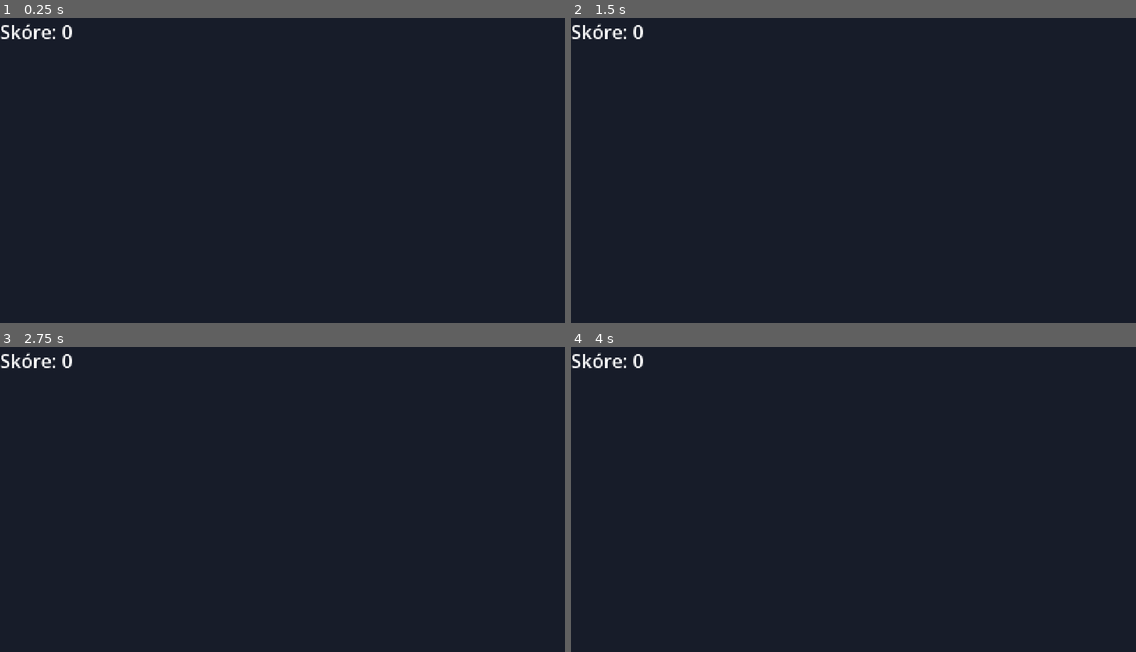
Above: before the commit, frames 1-4 (two rows, left to right).
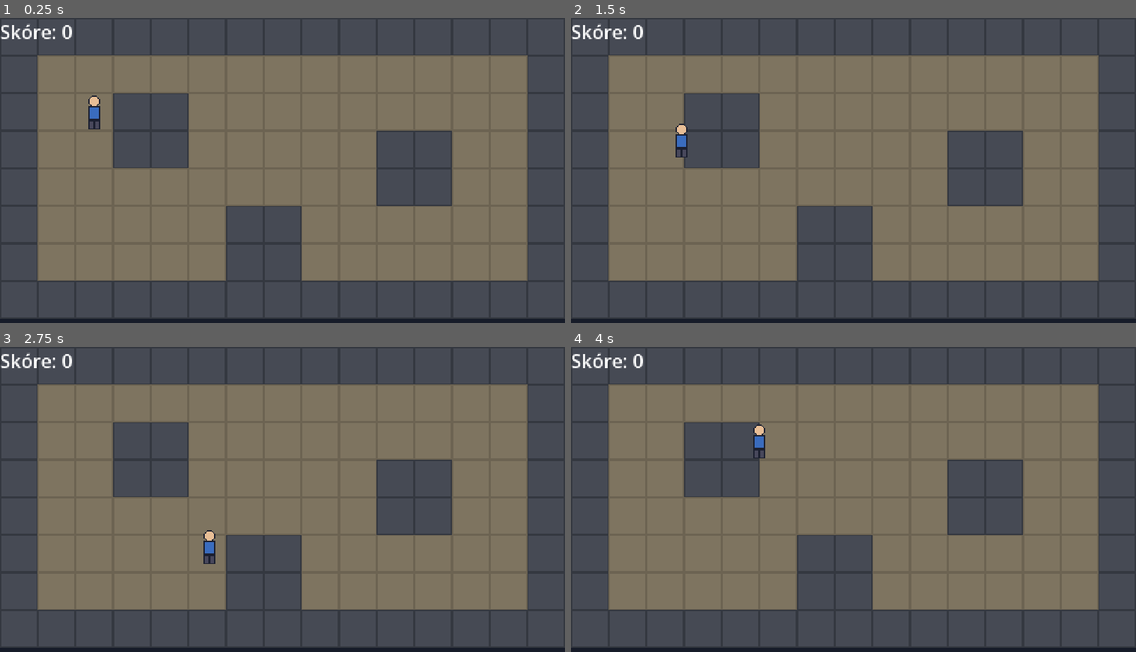
Above: after the commit, the same moments.

Repository: ssevcikm-spec/coin-picker
Game: Godot game, scene res://main.tscn
Same seed, same stepped clock (60 frames per second), same inputs: the game is played once before the commit and once after it.
Inputs:
- Up to frame 1 (0.25 s): no input
- Up to frame 2 (1.5 s): tap Enter at 0.5 s; hold Right (ui_right) 0.53-1.28 s; tap Space at 1.25 s; hold Down (ui_down) from 1.28 s (still down)
- Up to frame 3 (2.75 s): release Down (ui_down) at 2.03 s; hold Right (ui_right) from 2.03 s (still down)
- Up to frame 4 (4 s): release Right (ui_right) at 2.78 s; hold Up (ui_up) 2.78-3.53 s; hold Left (ui_left) from 3.53 s (still down)

The runs differ from the first frame. In frame 1, 98% of the frame differs, in the area x 0-100%, y 0-99%; in frame 2, 98%; in frame 3, 98%; in frame 4, 98%.

Commit message:
Coin-Picker: vykreslovani mapy + dlazdice + viditelny hrac (vuzualni brana prosla 120/120)

Diff:
--- a/assets/levels/main.json
+++ b/assets/levels/main.json
@@ -19,12 +19,12 @@
     0
   ],
   "legend": {
-    "0": "wall",
-    "1": "floor"
+    "#": "wall",
+    ".": "floor"
   },
   "tiles": {
-    "0": "stone",
-    "1": "floor"
+    "#": "stone",
+    ".": "floor"
   },
   "grid": [
     "###############",
--- a/scripts/level.gd
+++ b/scripts/level.gd
@@ -1,5 +1,5 @@
-extends Node
-## Mapa úrovně: mřížka znaků, průchodnost, značky.
+extends Node2D
+## Mapa úrovně: mřížka znaků, průchodnost, značky a VYKRESLENÍ dlaždic.
 ##
 ## SMLOUVA (volá ji hráč, rozmisťovač i testy):
 ##   nacti_mrizku(radky: Array) -> bool      · is_walkable_cell(cx, cy) -> bool
@@ -7,8 +7,10 @@
 ##   marker_positions(druh: String) -> Array
 ##   spawn_cell: Vector2i · width: int · height: int · cell: int
 ##
-## Soubor je `extends Node` s `_init()` bez povinného argumentu — testy ho berou
-## přes `load(...).new()` (konvence §1g: jinak `new()` vrátí něco, co není uzel).
+## `_init()` není definován — `new()` se volá bez parametrů (konvence §1g).
+## `extends Node2D` (ne `Node`) proto, že mapa se KRESLÍ: kontrola
+## `.forge/verify-level-render.py` srovnává snímek hry s mapou po jednotlivých
+## buňkách a bez vykreslení hlásí 0/120 políček (naměřeno 12. 10. 2026).
 
 const CELL := 32
 ## Dlaždice 32x32. Stejné číslo je v `assets/spec.json` (tile.sirka) i v mapě
@@ -18,6 +20,11 @@
 const ZED := "#"
 const PODLAHA := "."
 const ZNACKY := { "spawn": "S", "exit": "E", "coin": "o" }
+const TILES_DIR := "res://assets/tiles/"
+const DLAZDICE_VYCHOZI := { "#": "stone", ".": "floor" }
+## Které dlaždici patří které pole mřížky. Bere se z mapy (`tiles`), aby se
+## jméno dlaždice neopisovalo na dvou místech — a když v datech chybí, platí
+## tenhle výchozí slovník.
 
 var mrizka: Array = []
 var width: int = 0
@@ -25,12 +32,48 @@
 var cell: int = CELL
 var spawn_cell: Vector2i = Vector2i(1, 1)
 var _znacky: Dictionary = {}
+var _nazvy_dlazdic: Dictionary = DLAZDICE_VYCHOZI.duplicate()
+var _textury: Dictionary = {}
 
 
 func _ready() -> void:
 	add_to_group("level")
+	_nacti_textury()
 	if mrizka.is_empty():
 		nacti_mrizku(vychozi_mrizka())
+	queue_redraw()
+
+
+func _nacti_textury() -> void:
+	## Načte obrázky dlaždic podle jmen v datech. Chybějící dlaždici NENÍ vada
+	## (kreslí se náhradní barvou) — ale musí to být vidět, proto `_draw()`.
+	_textury = {}
+	for nazev in _nazvy_dlazdic.values():
+		var cesta := TILES_DIR + String(nazev) + ".png"
+		if ResourceLoader.exists(cesta):
+			_textury[nazev] = load(cesta)
+
+
+func nazev_dlazdice(cx: int, cy: int) -> String:
+	if cx < 0 or cy < 0 or cx >= width or cy >= height:
+		return ""
+	return String(_nazvy_dlazdic.get(mrizka[cy].substr(cx, 1), ""))
+
+
+func _draw() -> void:
+	## Vykreslí mřížku dlaždicemi, které odpovídají jménům v mapě.
+	for y in range(height):
+		for x in range(width):
+			var nazev := nazev_dlazdice(x, y)
+			var cil := Rect2(Vector2(float(x * cell), float(y * cell)),
+				Vector2(float(cell), float(cell)))
+			var textura: Texture2D = _textury.get(nazev)
+			if textura != null:
+				draw_texture_rect(textura, cil, false)
+			elif nazev == "stone":
+				draw_rect(cil, Color(0.27, 0.29, 0.33))
+			else:
+				draw_rect(cil, Color(0.49, 0.45, 0.38))
 
 
 func vychozi_mrizka() -> Array:
@@ -131,6 +174,9 @@
 		push_error("mapa není objekt")
 		return false
 	cell = int(data.get("cell", 32))
+	if data.has("tiles") and typeof(data["tiles"]) == TYPE_DICTIONARY:
+		_nazvy_dlazdic = data["tiles"].duplicate()
+		_nacti_textury()
 	var radky: Array = data.get("grid", [])
 	if not nacti_mrizku(radky):
 		return false
--- a/scripts/player.gd
+++ b/scripts/player.gd
@@ -27,6 +27,23 @@
 func _ready() -> void:
 	add_to_group("player")
 	_priprav_kolizi()
+	_priprav_vzhled()
+
+
+func _priprav_vzhled() -> void:
+	## Hráč musí být VIDĚT — kdyby na scéně nebyl, testy, běh i brány projdou,
+	## ale člověk (a vizuální kontrola) uvidí prázdno. Naměřeno 12. 10. 2026:
+	## `verify-level-render.py` hlásil „Terén sedí 0/120“, protože hra
+	## nevykreslovala nic.
+	if get_node_or_null("Vzhled") != null:
+		return
+	var cesta := "res://assets/sprites/player.png"
+	if not ResourceLoader.exists(cesta):
+		return
+	var obraz := Sprite2D.new()
+	obraz.name = "Vzhled"
+	obraz.texture = load(cesta)
+	add_child(obraz)
 
 
 func _priprav_kolizi() -> void:
Binary file added: assets/tiles/floor.png
Not shown, added: assets/tiles/floor.png.import
Binary file added: assets/tiles/stone.png
Not shown, added: assets/tiles/stone.png.import
Not shown, changed: .gitignore
Not shown, changed: tools/make-assets.py
